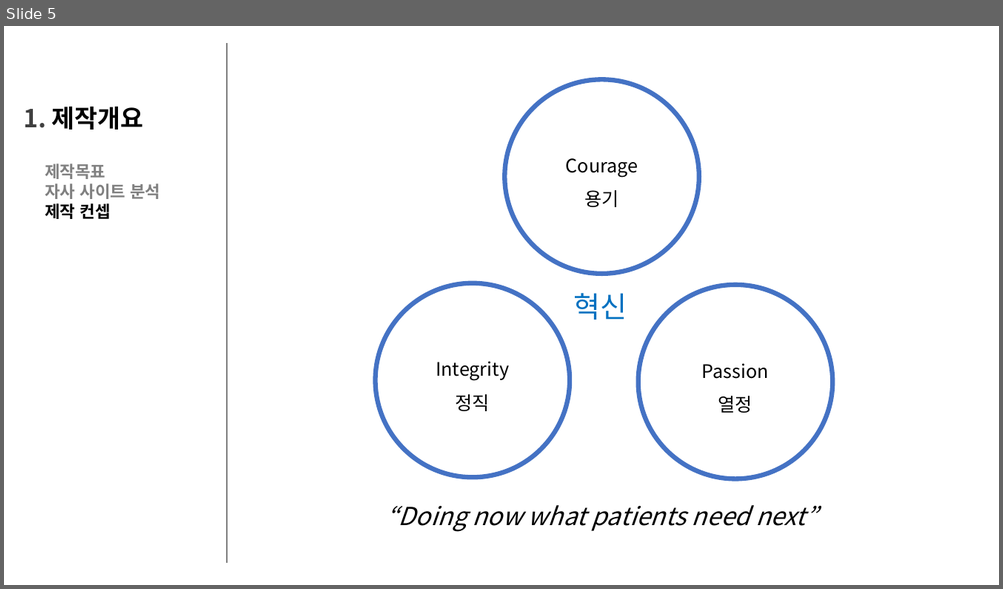
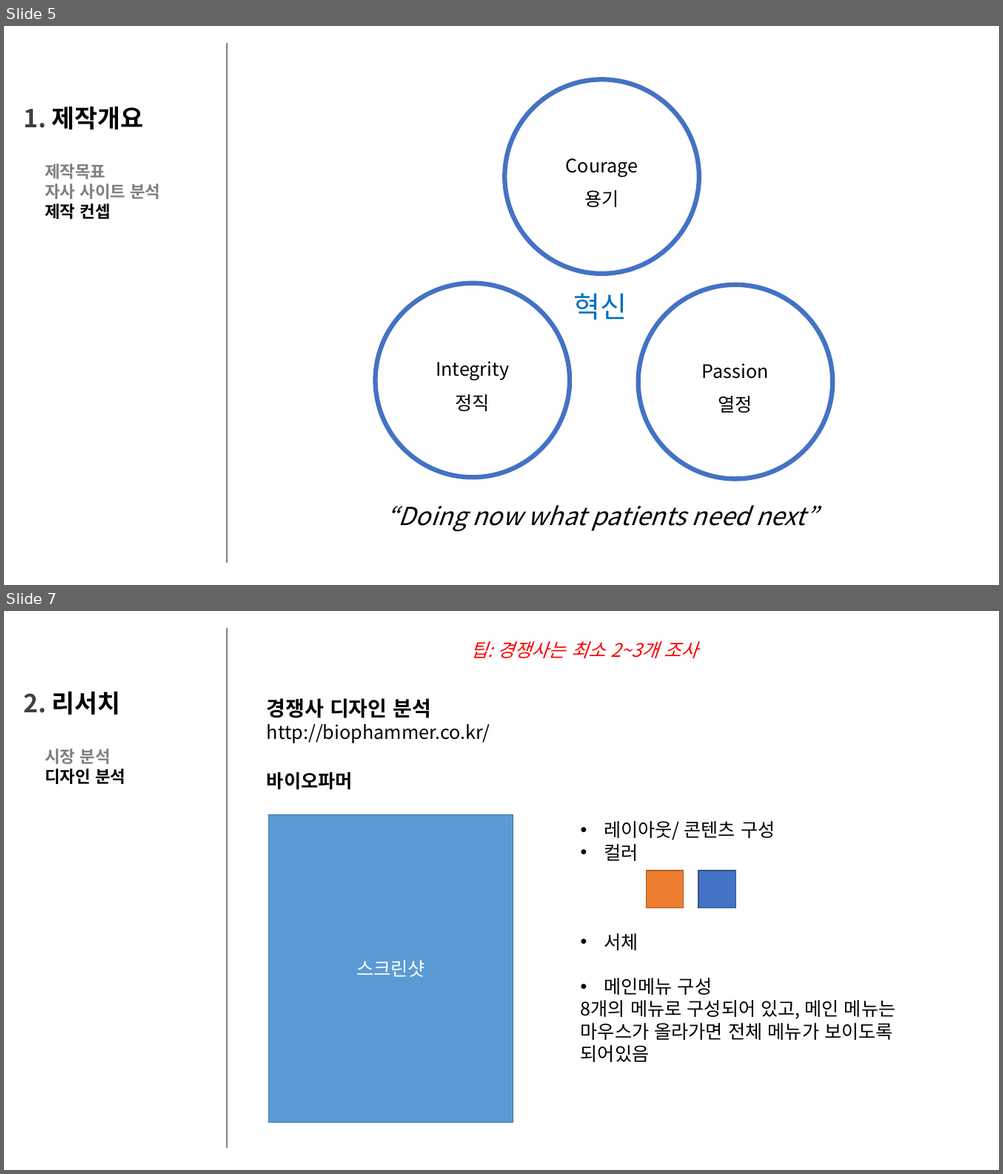
Before and after one commit to csslick/roche-renewal, a slide deck: 로슈 홈페이지 리뉴얼 제안서.pptx. Shown one above the other, each under a label of ours: slide 5 before the commit, slides 5 and 7 after it; the slides between them are not shown. The pictures are 1003x589 and 1003x1174 pixels, drawn with LibreOffice and Linux fonts; fonts in the diff are those of the drawing. Boxes give left, top, right and bottom in pixels: in the first picture for what was removed or moved away, otherwise in the second. Text is boxed around its words. In the diff, an @@ line names an element or a change of style, - is before the commit and + after.

```diff
--- a/로슈 홈페이지 리뉴얼 제안서.pptx
+++ b/로슈 홈페이지 리뉴얼 제안서.pptx
@@ slide 7 added at <box>4,611,999,1170</box>, background #FFFFFF @@
@@ line added from (227, 628) to (227, 1148), #808080 1.5 pt @@
@@ text added at <box>470,641,698,658</box>, 18 pt, text #FF0000, italic @@
+팁: 경쟁사는 최소 2~3개 조사
@@ title added at <box>23,691,121,715</box>, 24 pt, text #000000, bold @@
+2. 리서치
@@ text added at <box>267,698,489,743</box>, 18 pt, text #000000 @@
+경쟁사 디자인 분석
+http://biophammer.co.kr/
@@ text added at <box>45,749,125,784</box>, 16 pt, text #000000, bold @@
+시장 분석
+디자인 분석
@@ text added at <box>267,772,353,790</box>, 18 pt, text #000000, bold @@
+바이오파머
@@ rectangle added at <box>269,815,514,1123</box>, fill #5B9BD5, outline #43739E 1 pt, 18 pt, text #FFFFFF @@
+스크린샷
@@ text added at <box>580,821,896,1062</box>, 18 pt, text #000000 @@
+• 레이아웃/ 콘텐츠 구성
+• 컬러
+• 서체
+• 메인메뉴 구성
+8개의 메뉴로 구성되어 있고, 메인 메뉴는 마우스가 올라가면 전체 메뉴가 보이도록 되어있음
@@ rectangle added at <box>646,871,683,908</box>, fill #ED7D31, outline #AF5C24 1 pt @@
@@ rectangle added at <box>699,871,736,908</box>, fill #4472C4, outline #325491 1 pt @@
```
Also in this commit, not shown: 1 slide changed, 2 other slides added.
